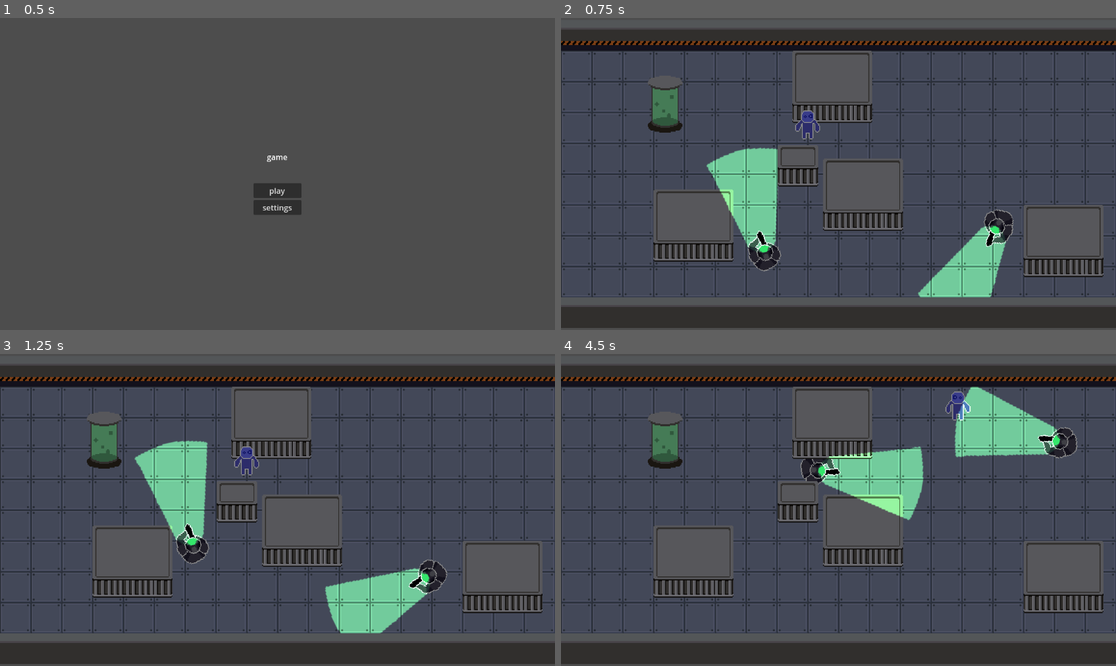
Above: before the commit, frames 1-4 (two rows, left to right).
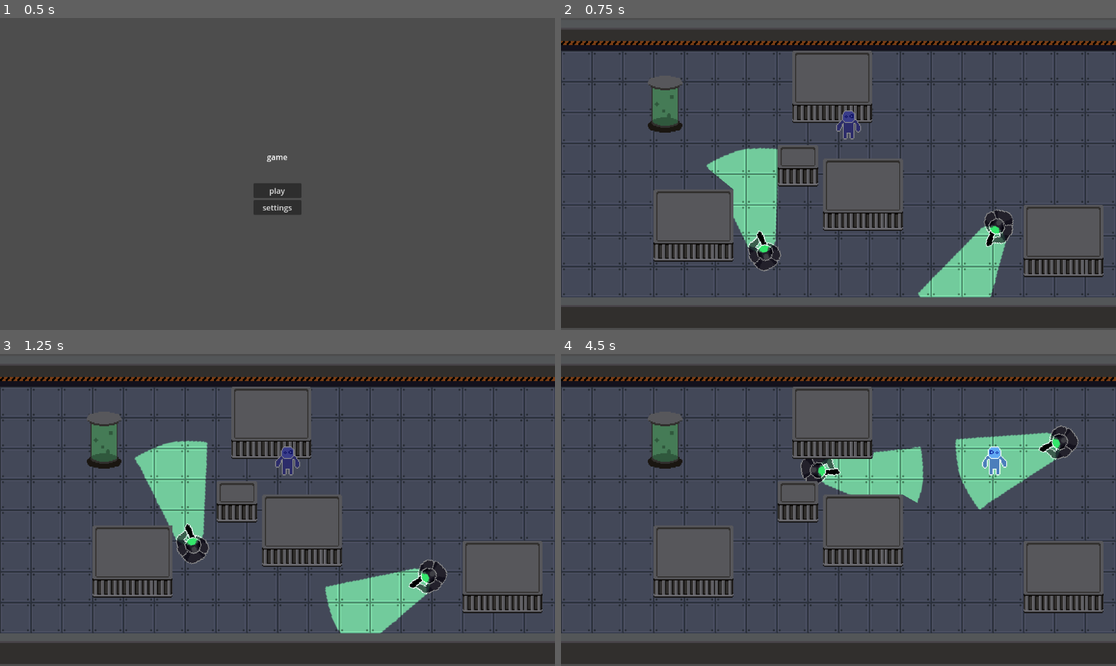
Above: after the commit, the same moments.

Repository: goldchees/unseen
Game: Godot game, scene res://scenes/main_menu.tscn
Two runs of this game, one before a commit and one after it. Both use one fixed random seed, a clock stepped at 60 frames per second and the inputs below.
Inputs:
- Up to frame 1 (0.5 s): no input
- Up to frame 2 (0.75 s): click "play" at 0.5 s
- Up to frame 3 (1.25 s): no input
- Up to frame 4 (4.5 s): hold D (right) 1.28-2.03 s; hold S (down) 2.03-2.78 s; hold D (right) 2.78-3.53 s; hold W (up) 3.53-4.28 s; hold A (left) from 4.28 s (still down)

Frame 1 is identical in both runs. In frame 2, 0.7% of the frame differs, in the area x 26-55%, y 29-64%; in frame 3, 0.5%; in frame 4, 4.8%, in the area x 47-94%, y 10-54%.

Commit message:
occluders

Diff:
--- a/scenes/level.tscn
+++ b/scenes/level.tscn
@@ -241,6 +241,60 @@
 3:2/0 = 0
 4:2/0 = 0
 
+[sub_resource type="OccluderPolygon2D" id="OccluderPolygon2D_64w2a"]
+polygon = PackedVector2Array(-8, -8, 8, -8, 8, 2.94424, -8, 3.14729)
+
+[sub_resource type="OccluderPolygon2D" id="OccluderPolygon2D_fpun6"]
+polygon = PackedVector2Array(-8, -8, -5.03605, -8, -5.03605, 3.0576, -8, 3.14729)
+
+[sub_resource type="OccluderPolygon2D" id="OccluderPolygon2D_wc255"]
+polygon = PackedVector2Array(-8, -8, 8, -8, 8, 8, -8, 8)
+
+[sub_resource type="OccluderPolygon2D" id="OccluderPolygon2D_arp2o"]
+polygon = PackedVector2Array(-8, -8, 8, -8, 8, 8, -8, 8)
+
+[sub_resource type="OccluderPolygon2D" id="OccluderPolygon2D_ux5qa"]
+polygon = PackedVector2Array(-8, -8, 8, -8, 8, 8, -8, 8)
+
+[sub_resource type="OccluderPolygon2D" id="OccluderPolygon2D_82cfe"]
+polygon = PackedVector2Array(-8, -8, 8, -8, 8, 8, -8, 8)
+
+[sub_resource type="OccluderPolygon2D" id="OccluderPolygon2D_gunhw"]
+polygon = PackedVector2Array(-8, -8, 8, -8, 8, 8, -8, 8)
+
+[sub_resource type="OccluderPolygon2D" id="OccluderPolygon2D_8gofh"]
+polygon = PackedVector2Array(-8, -8, 8, -8, 8, 2.94424, -8, 3.14729)
+
+[sub_resource type="OccluderPolygon2D" id="OccluderPolygon2D_h6wmr"]
+polygon = PackedVector2Array(-8, -8, 8, -8, 8, 2.94424, -8, 3.14729)
+
+[sub_resource type="OccluderPolygon2D" id="OccluderPolygon2D_pqd0y"]
+polygon = PackedVector2Array(-8, -8, 8, -8, 8, 2.94424, -8, 3.14729)
+
+[sub_resource type="OccluderPolygon2D" id="OccluderPolygon2D_5k0ak"]
+polygon = PackedVector2Array(-8, -8, 8, -8, 8, 8, -8, 8)
+
+[sub_resource type="OccluderPolygon2D" id="OccluderPolygon2D_wu01b"]
+polygon = PackedVector2Array(-8, -8, -5.03605, -8, -5.2159, 8, -8, 8)
+
+[sub_resource type="OccluderPolygon2D" id="OccluderPolygon2D_3ies3"]
+polygon = PackedVector2Array(-8, -8, 8, -8, 8, 8, -8, 8)
+
+[sub_resource type="OccluderPolygon2D" id="OccluderPolygon2D_xy2fk"]
+polygon = PackedVector2Array(-8, -8, -5.03605, -8, -5.2159, 8, -8, 8)
+
+[sub_resource type="OccluderPolygon2D" id="OccluderPolygon2D_cmcjb"]
+polygon = PackedVector2Array(-8, -8, 8, -8, 8, 8, -8, 8)
+
+[sub_resource type="OccluderPolygon2D" id="OccluderPolygon2D_556r4"]
+polygon = PackedVector2Array(-8, -8, 8, -8, 8, 8, -8, 8)
+
+[sub_resource type="OccluderPolygon2D" id="OccluderPolygon2D_7agi7"]
+polygon = PackedVector2Array(-8, -8, 8, -8, 8, 8, -8, 8)
+
+[sub_resource type="OccluderPolygon2D" id="OccluderPolygon2D_kih21"]
+polygon = PackedVector2Array(-8, -8, -5.03605, -8, -5.2159, 8, -8, 8)
+
 [sub_resource type="TileSetAtlasSource" id="TileSetAtlasSource_fpun6"]
 texture = ExtResource("4_klq6b")
 1:0/0 = 0
@@ -249,41 +303,60 @@
 4:0/0 = 0
 5:0/0 = 0
 6:0/0 = 0
+6:0/0/occlusion_layer_0/polygon_0/polygon = SubResource("OccluderPolygon2D_556r4")
 6:0/0/physics_layer_0/polygon_0/points = PackedVector2Array(-8, -8, 8, -8, 8, 8, -8, 8)
 7:0/0 = 0
 8:0/0 = 0
+8:0/0/occlusion_layer_0/polygon_0/polygon = SubResource("OccluderPolygon2D_7agi7")
 8:0/0/physics_layer_0/polygon_0/points = PackedVector2Array(-8, -8, 8, -8, 8, 8, -8, 8)
 9:0/0 = 0
+9:0/0/occlusion_layer_0/polygon_0/polygon = SubResource("OccluderPolygon2D_kih21")
 9:0/0/physics_layer_0/polygon_0/points = PackedVector2Array(-8, -8, -4.76626, -8, -5.12598, 8, -8, 8)
 10:0/0 = 0
+10:0/0/occlusion_layer_0/polygon_0/polygon = SubResource("OccluderPolygon2D_64w2a")
 11:0/0 = 0
+11:0/0/occlusion_layer_0/polygon_0/polygon = SubResource("OccluderPolygon2D_fpun6")
 12:0/0 = 0
+12:0/0/occlusion_layer_0/polygon_0/polygon = SubResource("OccluderPolygon2D_wc255")
 12:0/0/physics_layer_0/polygon_0/points = PackedVector2Array(-8, 5.03605, 8, 4.98584, 8, 8, -8, 8)
 13:0/0 = 0
+13:0/0/occlusion_layer_0/polygon_0/polygon = SubResource("OccluderPolygon2D_arp2o")
 13:0/0/physics_layer_0/polygon_0/points = PackedVector2Array(-8, 5.03605, 8, 4.98584, 8, 8, -8, 8)
 14:0/0 = 0
+14:0/0/occlusion_layer_0/polygon_0/polygon = SubResource("OccluderPolygon2D_ux5qa")
 14:0/0/physics_layer_0/polygon_0/points = PackedVector2Array(-8, -8, 8, -8, 8, 8, -8, 8)
 15:0/0 = 0
+15:0/0/occlusion_layer_0/polygon_0/polygon = SubResource("OccluderPolygon2D_82cfe")
 15:0/0/physics_layer_0/polygon_0/points = PackedVector2Array(-8, -8, 8, -8, 8, 8, -8, 8)
 16:0/0 = 0
+16:0/0/occlusion_layer_0/polygon_0/polygon = SubResource("OccluderPolygon2D_gunhw")
 16:0/0/physics_layer_0/polygon_0/points = PackedVector2Array(-8, -8, 8, -8, 8, 8, -8, 8)
 17:0/0 = 0
 17:0/0/y_sort_origin = -5
+17:0/0/occlusion_layer_0/polygon_0/polygon = SubResource("OccluderPolygon2D_8gofh")
 18:0/0 = 0
 18:0/0/y_sort_origin = -5
+18:0/0/occlusion_layer_0/polygon_0/polygon = SubResource("OccluderPolygon2D_h6wmr")
 19:0/0 = 0
 19:0/0/y_sort_origin = -5
+19:0/0/occlusion_layer_0/polygon_0/polygon = SubResource("OccluderPolygon2D_pqd0y")
 20:0/0 = 0
+20:0/0/occlusion_layer_0/polygon_0/polygon = SubResource("OccluderPolygon2D_5k0ak")
 20:0/0/physics_layer_0/polygon_0/points = PackedVector2Array(-8, 5.03605, 8, 4.98584, 8, 8, -8, 8)
 21:0/0 = 0
+21:0/0/occlusion_layer_0/polygon_0/polygon = SubResource("OccluderPolygon2D_wu01b")
 21:0/0/physics_layer_0/polygon_0/points = PackedVector2Array(-8, 5.10046, -5.0145, 5.04315, -5.12598, 8, -8, 8)
 22:0/0 = 0
+22:0/0/occlusion_layer_0/polygon_0/polygon = SubResource("OccluderPolygon2D_3ies3")
 22:0/0/physics_layer_0/polygon_0/points = PackedVector2Array(-8, -8, 8, -8, 8, 8, -8, 8)
 23:0/0 = 0
+23:0/0/occlusion_layer_0/polygon_0/polygon = SubResource("OccluderPolygon2D_xy2fk")
 23:0/0/physics_layer_0/polygon_0/points = PackedVector2Array(-8, -8, -4.5864, -8, -4.40654, 8, -8, 8)
 24:0/0 = 0
+24:0/0/occlusion_layer_0/polygon_0/polygon = SubResource("OccluderPolygon2D_cmcjb")
 
 [sub_resource type="TileSet" id="TileSet_wc255"]
+occlusion_layer_0/light_mask = 1
 physics_layer_0/collision_layer = 1
 physics_layer_0/collision_mask = 7
 sources/0 = SubResource("TileSetAtlasSource_8iemx")
@@ -340,7 +413,7 @@
 color = Color(0.1, 0.1, 0.1, 1)
 
 [node name="player" parent="." instance=ExtResource("1_2q6dc")]
-position = Vector2(-32, -54)
+position = Vector2(11, -52)
 
 [node name="CanvasModulate" type="CanvasModulate" parent="."]
 color = Color(0.55, 0.55, 0.55, 1)
Not shown: 1 places in scenes/level.tscn that only renumber resources
